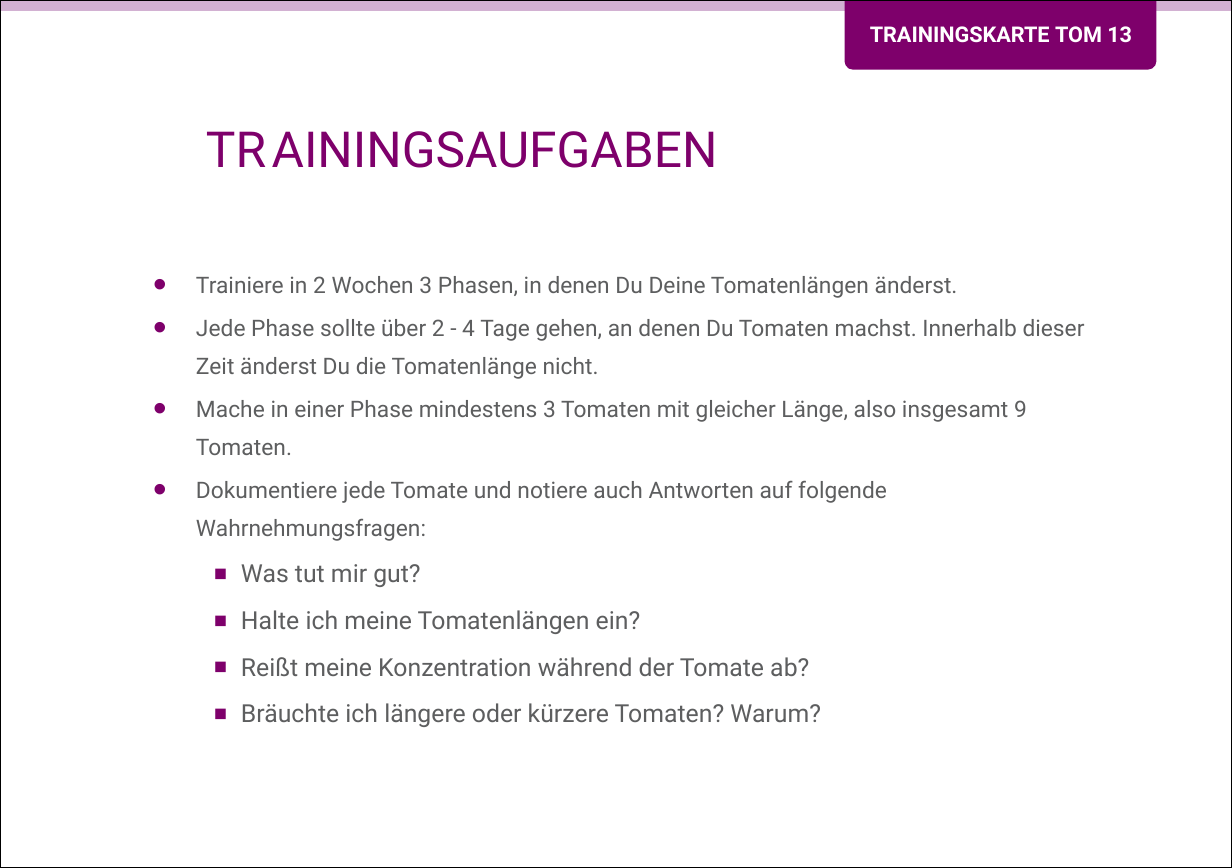
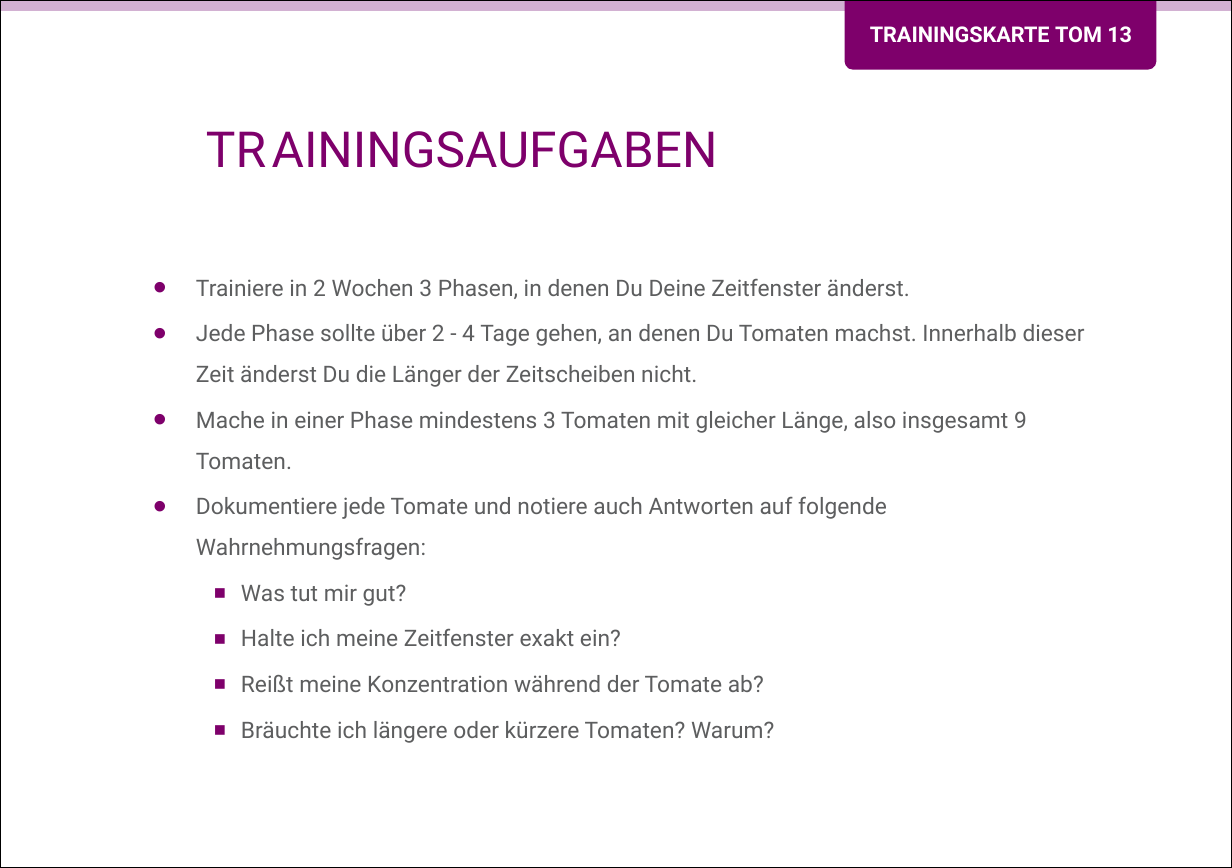
Before and after one commit to Teamtool/training-materials, a slide deck: slide 2 of training-cards/music moves/Tomatoes (TOM)/ger/apprentice/ger_TOM_13_Spiele_mit_der_Zeit_MM_A.pptx. Drawn at 1232x868 pixels with LibreOffice and Linux fonts; fonts in the diff are those of the drawing; background and template pictures are left out. Boxes give left, top, right and bottom in pixels: in the first picture for what was removed or moved away, otherwise in the second. Text is boxed around its words. In the diff, an @@ line names an element or a change of style, - is before the commit and + after.

```diff
--- a/training-cards/music moves/Tomatoes (TOM)/ger/apprentice/ger_TOM_13_Spiele_mit_der_Zeit_MM_A.pptx
+++ b/training-cards/music moves/Tomatoes (TOM)/ger/apprentice/ger_TOM_13_Spiele_mit_der_Zeit_MM_A.pptx
@@ text at [196, 278, 1085, 387]: text changed @@
-• Trainiere in 2 Wochen 3 Phasen, in denen Du Deine Tomatenlängen änderst.
-• Jede Phase sollte über 2 - 4 Tage gehen, an denen Du Tomaten machst. Innerhalb dieser Zeit änderst Du die Tomatenlänge nicht.
+• Trainiere in 2 Wochen 3 Phasen, in denen Du Deine Zeitfenster änderst.
+• Jede Phase sollte über 2 - 4 Tage gehen, an denen Du Tomaten machst. Innerhalb dieser Zeit änderst Du die Länger der Zeitscheiben nicht.
@@ text at [196, 411, 1027, 743]: size 12 to 11 pt in "Was tut mir gut?", "Reißt meine Konzentration während der Tomate ab?", "Bräuchte ich längere oder kürzere Tomaten? Warum?"; line spacing 1.4 to 1.5 @@
@@ text at [241, 628, 621, 646]: text changed; size 12 to 11 pt @@
-  ▪ Halte ich meine Tomatenlängen ein?
+  ▪ Halte ich meine Zeitfenster exakt ein?
```
Also in this commit, not shown: 1 other slide changed.
